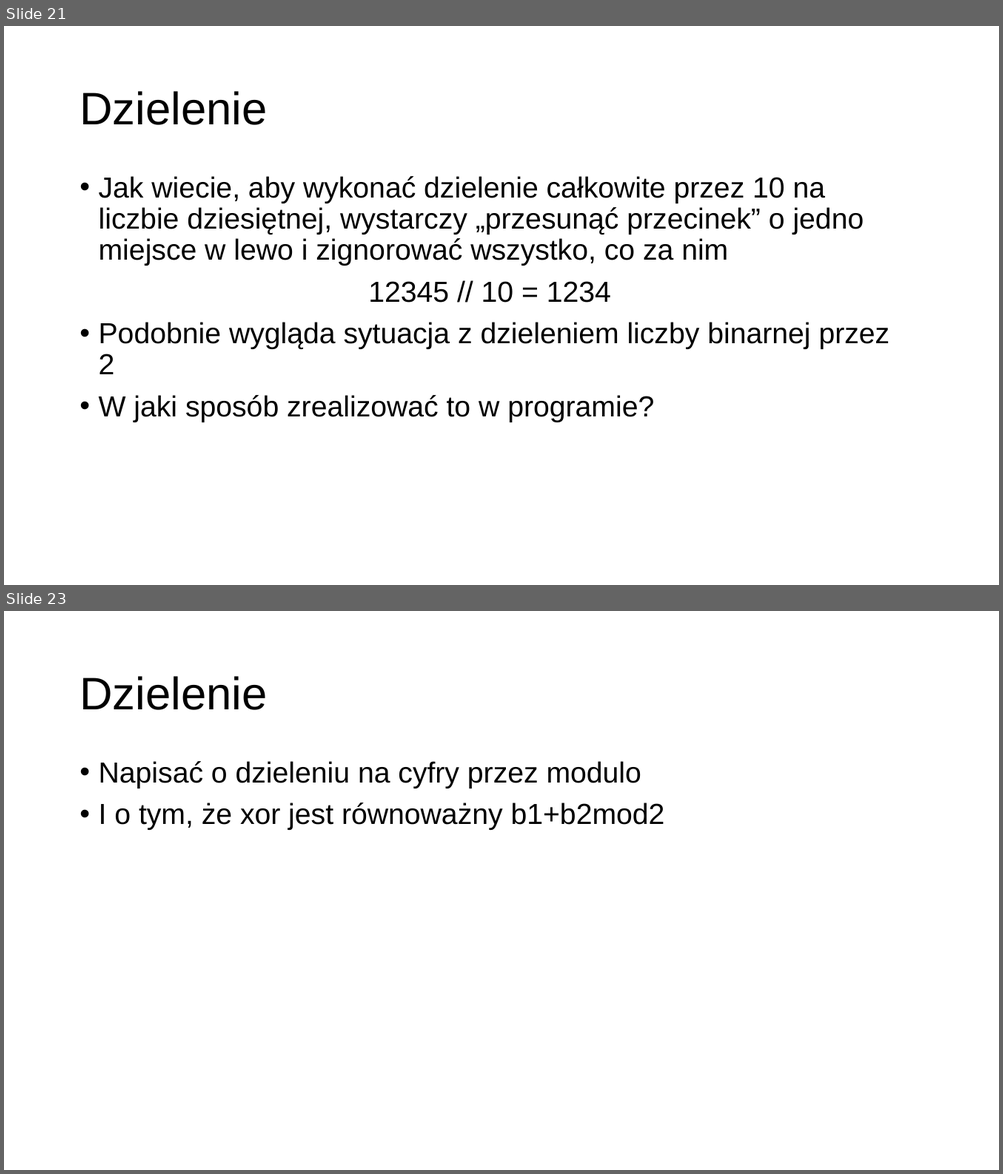
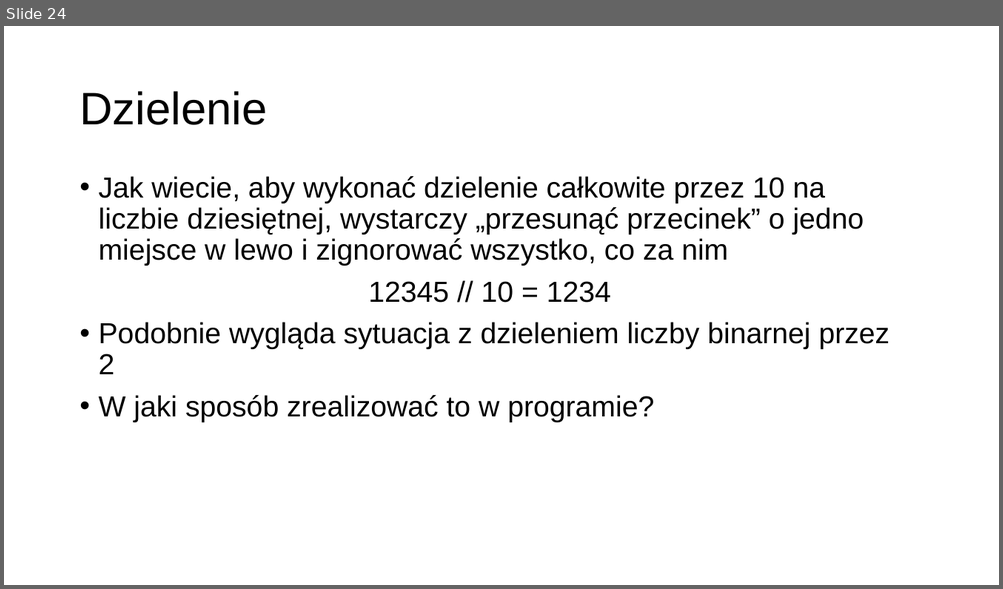
Before and after one commit to MikoStoro/ETI_Academy_Matura, a slide deck: prezentacje/Prezentacja2.pptx. Shown one above the other, each under a label of ours: slides 21 and 23 before the commit, slide 24 after it; the slides between them are not shown. The pictures are 1003x1174 and 1003x589 pixels, drawn with LibreOffice and Linux fonts; fonts in the diff are those of the drawing; background and template pictures are left out. Boxes give left, top, right and bottom in pixels: in the first picture for what was removed or moved away, otherwise in the second. Text is boxed around its words. In the diff, an @@ line names an element or a change of style, - is before the commit and + after.

```diff
--- a/prezentacje/Prezentacja2.pptx
+++ b/prezentacje/Prezentacja2.pptx
@@ slide 23 removed at (x1=4, y1=611, x2=999, y2=1170), background picture (left out) @@
@@ title removed at (x1=79, y1=676, x2=267, y2=710) @@
-Dzielenie
@@ text removed at (x1=99, y1=761, x2=665, y2=830) @@
-• Napisać o dzieleniu na cyfry przez modulo
-• I o tym, że xor jest równoważny b1+b2mod2
@@ what was slide 21 is now slide 24 @@
```
Also in this commit, not shown: 2 slides changed, 14 slides added, 2 other slides removed, 4 other files.
